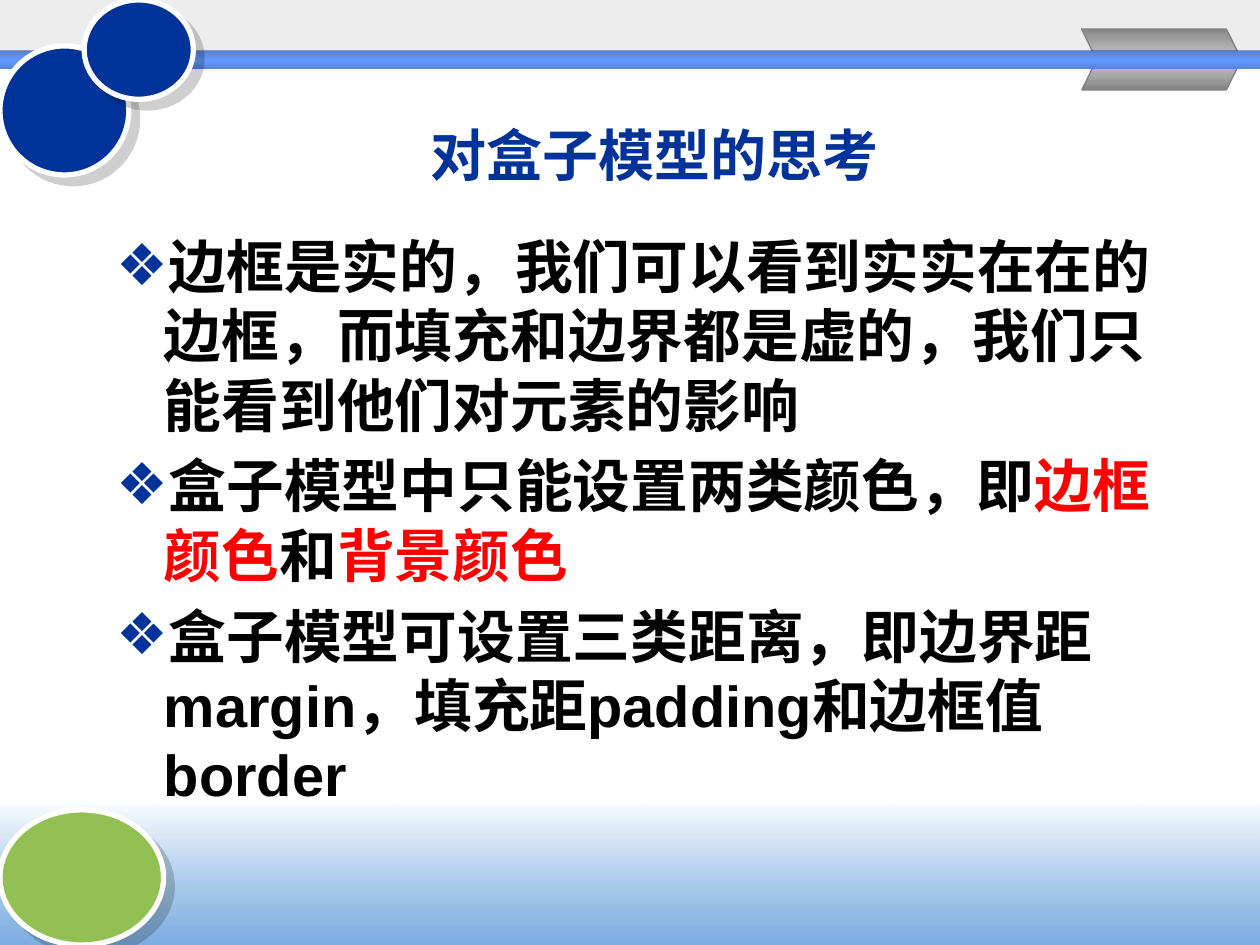
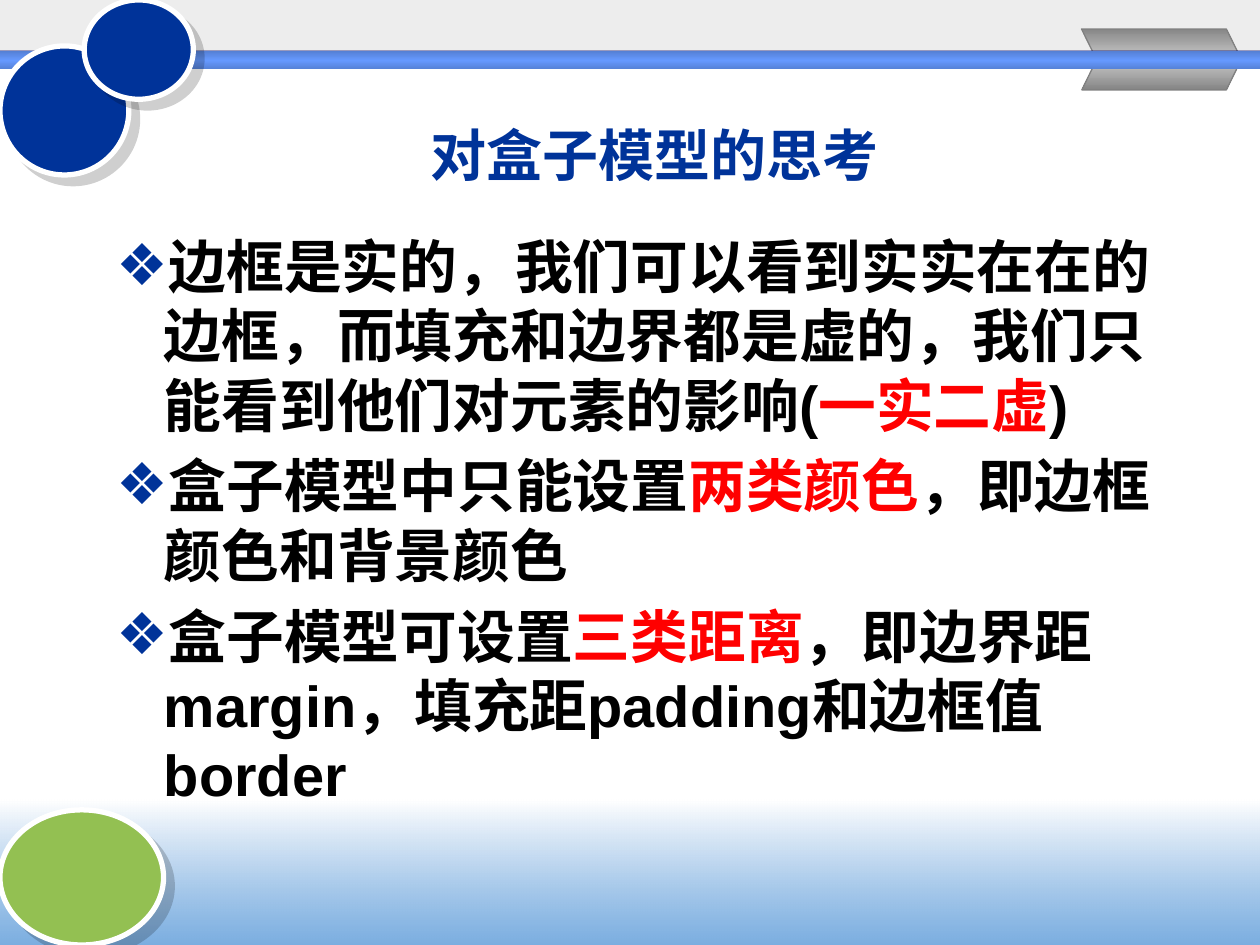
Before and after one commit to Chencao0928/Web-, a slide deck: slide 76 of chapter2/2HTML与CSS.pptx (slide 83 before the commit). Drawn at 1260x945 pixels with LibreOffice and Linux fonts; fonts in the diff are those of the drawing; background and template pictures are left out. Boxes give left, top, right and bottom in pixels: in the first picture for what was removed or moved away, otherwise in the second. Text is boxed around its words. In the diff, an @@ line names an element or a change of style, - is before the commit and + after.

```diff
--- a/chapter2/2HTML与CSS.pptx
+++ b/chapter2/2HTML与CSS.pptx
@@ text at box(164, 238, 1151, 439): text changed @@
-❖ 边框是实的，我们可以看到实实在在的边框，而填充和边界都是虚的，我们只能看到他们对元素的影响
+❖ 边框是实的，我们可以看到实实在在的边框，而填充和边界都是虚的，我们只能看到他们对元素的影响(一实二虚)
@@ text at box(164, 457, 1151, 737): text colour #000000 to #FF0000 in "盒子模型中只能设置两类颜色，即边框颜色和背景颜色", "盒子模型可设置三类距离，即边界距margin，填充距padding和边框值border"; text colour #FF0000 to #000000 in "盒子模型中只能设置两类颜色，即边框颜色和背景颜色" @@
```
Also in this commit, not shown: 36 other slides changed, 7 slides removed, 4 other files.
